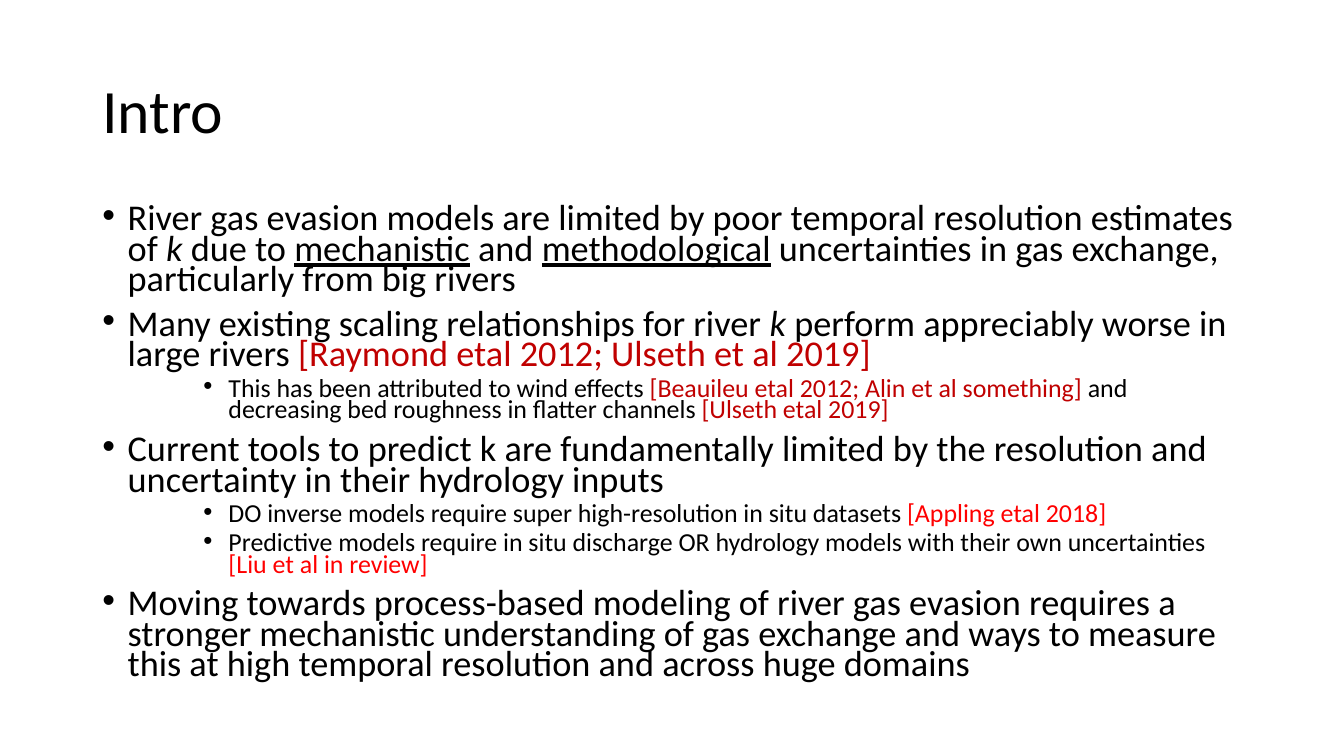
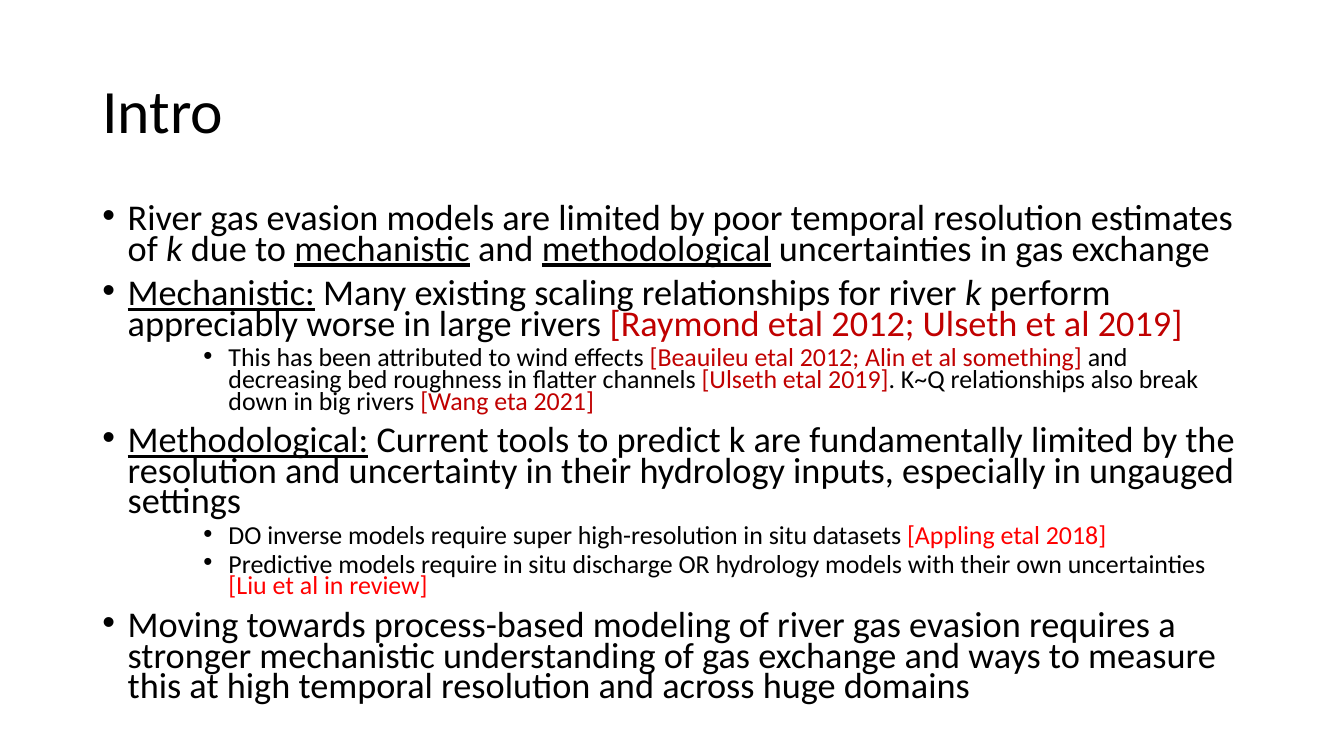
Before and after one commit to craigbrinkerhoff/RSK600, a slide deck: slide 2 of storyboard_6_15.pptx. Drawn at 1344x756 pixels with LibreOffice and Linux fonts; fonts in the diff are those of the drawing. Boxes give left, top, right and bottom in pixels: in the first picture for what was removed or moved away, otherwise in the second. Text is boxed around its words. In the diff, an @@ line names an element or a change of style, - is before the commit and + after.

Commit message:
new k model

```diff
--- a/storyboard_6_15.pptx
+++ b/storyboard_6_15.pptx
@@ text at box(128, 204, 1234, 520): text changed @@
-• River gas evasion models are limited by poor temporal resolution estimates of k due to mechanistic and methodological uncertainties in gas exchange, particularly from big rivers
-• Many existing scaling relationships for river k perform appreciably worse in large rivers [Raymond etal 2012; Ulseth et al 2019]
-    • This has been attributed to wind effects [Beauileu etal 2012; Alin et al something] and decreasing bed roughness in flatter channels [Ulseth etal 2019]
-• Current tools to predict k are fundamentally limited by the resolution and uncertainty in their hydrology inputs
+• River gas evasion models are limited by poor temporal resolution estimates of k due to mechanistic and methodological uncertainties in gas exchange
+• Mechanistic: Many existing scaling relationships for river k perform appreciably worse in large rivers [Raymond etal 2012; Ulseth et al 2019]
+    • This has been attributed to wind effects [Beauileu etal 2012; Alin et al something] and decreasing bed roughness in flatter channels [Ulseth etal 2019]. K~Q relationships also break down in big rivers [Wang eta 2021]
+• Methodological: Current tools to predict k are fundamentally limited by the resolution and uncertainty in their hydrology inputs, especially in ungauged settings
```
Also in this commit, not shown: 5 other slides changed, 1 slide added, 1 other file.
